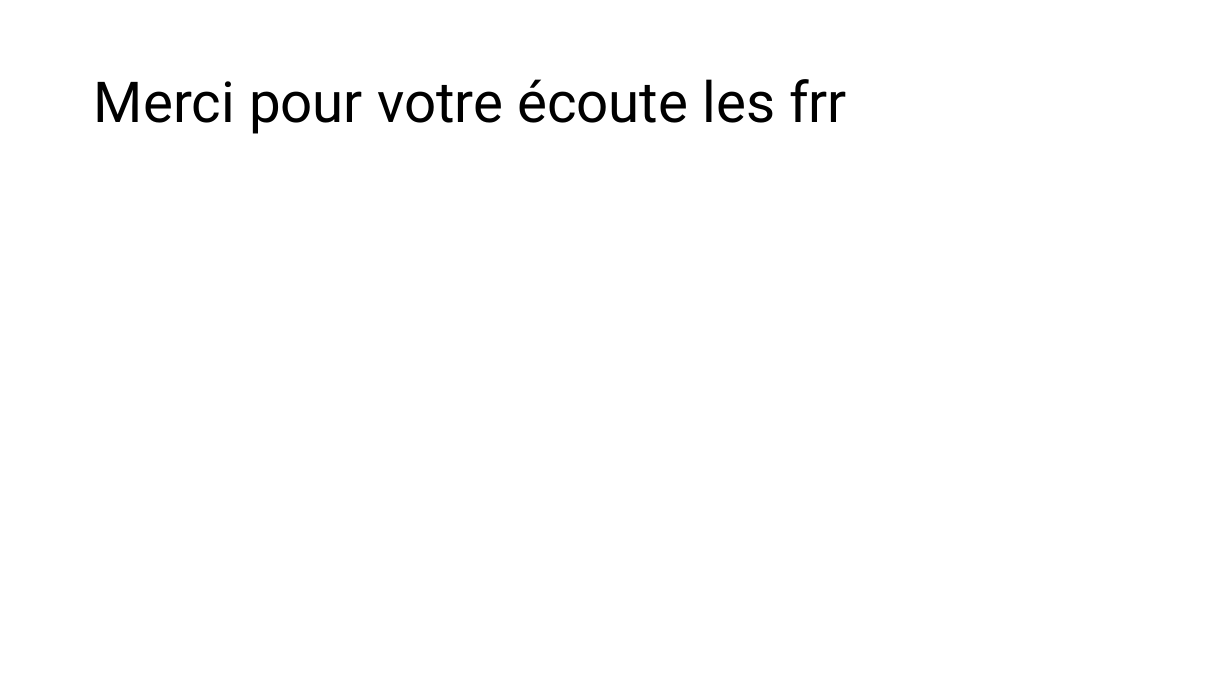
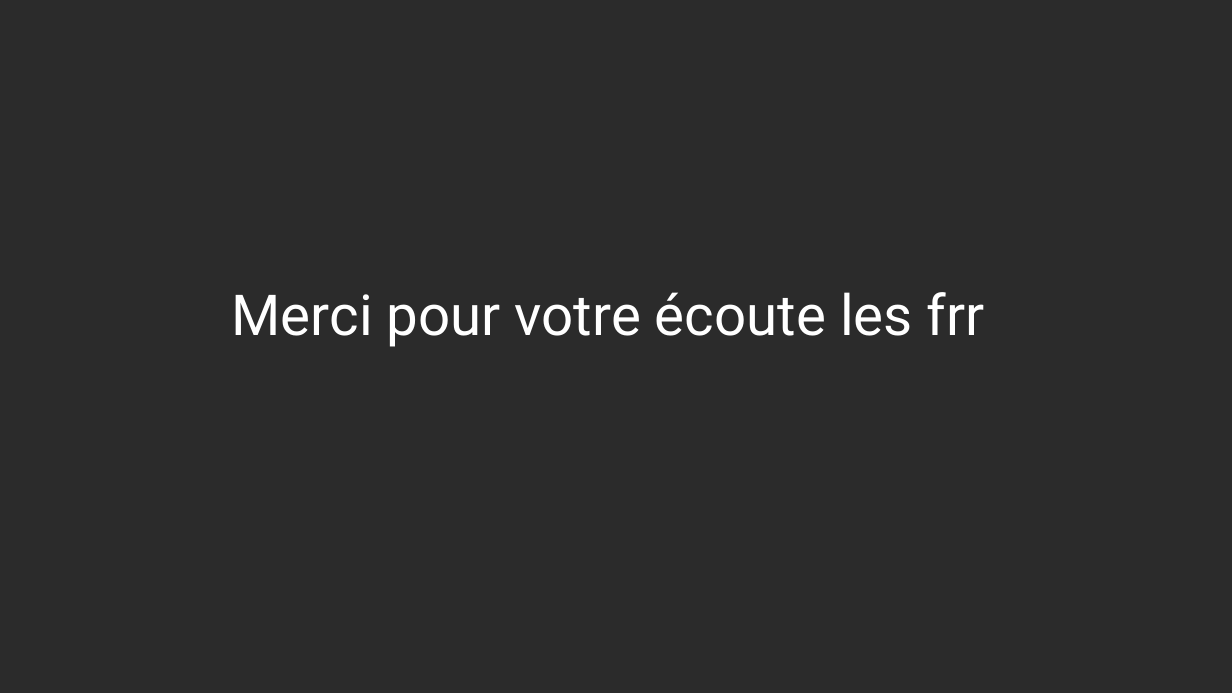
Before and after one commit to louislefebvre12/2025_2026_nsi_1e02_projet2_gp7, a slide deck: slide 4 of Présentation_du_projet_Python.pptx. Drawn at 1232x693 pixels with LibreOffice and Linux fonts; fonts in the diff are those of the drawing; background and template pictures are left out; a plain dark background stands for a picture behind light text. Boxes give left, top, right and bottom in pixels: in the first picture for what was removed or moved away, otherwise in the second. Text is boxed around its words. In the diff, an @@ line names an element or a change of style, - is before the commit and + after.

```diff
--- a/Présentation_du_projet_Python.pptx
+++ b/Présentation_du_projet_Python.pptx
@@ background #FFFFFF to picture (left out) @@
@@ title "Merci pour votre écoute les ...": place and size @@
-title "Merci pour votre écoute les ..." at (94, 79, 847, 134)
+title "Merci pour votre écoute les ..." at (232, 292, 985, 347)
@@ title "Merci pour votre écoute les ..." at (232, 292, 985, 347): text colour #000000 to #FFFFFF @@
```
Also in this commit, not shown: 3 other slides changed.
